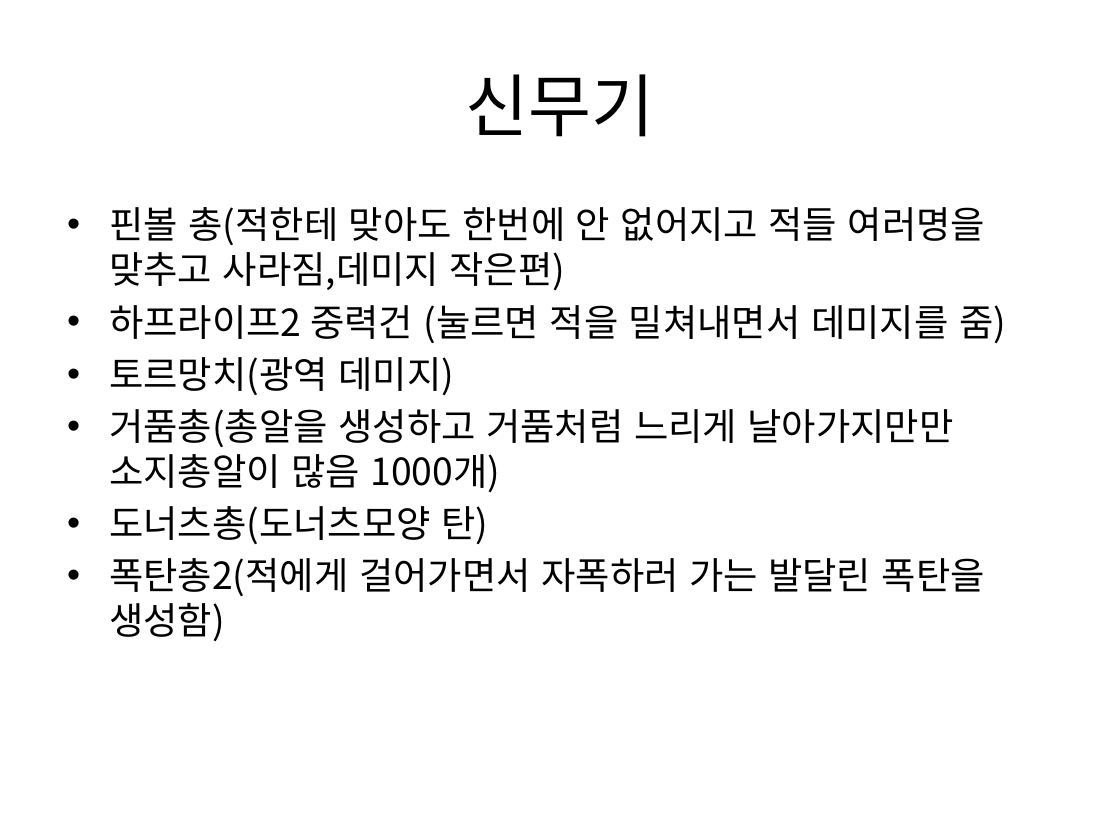
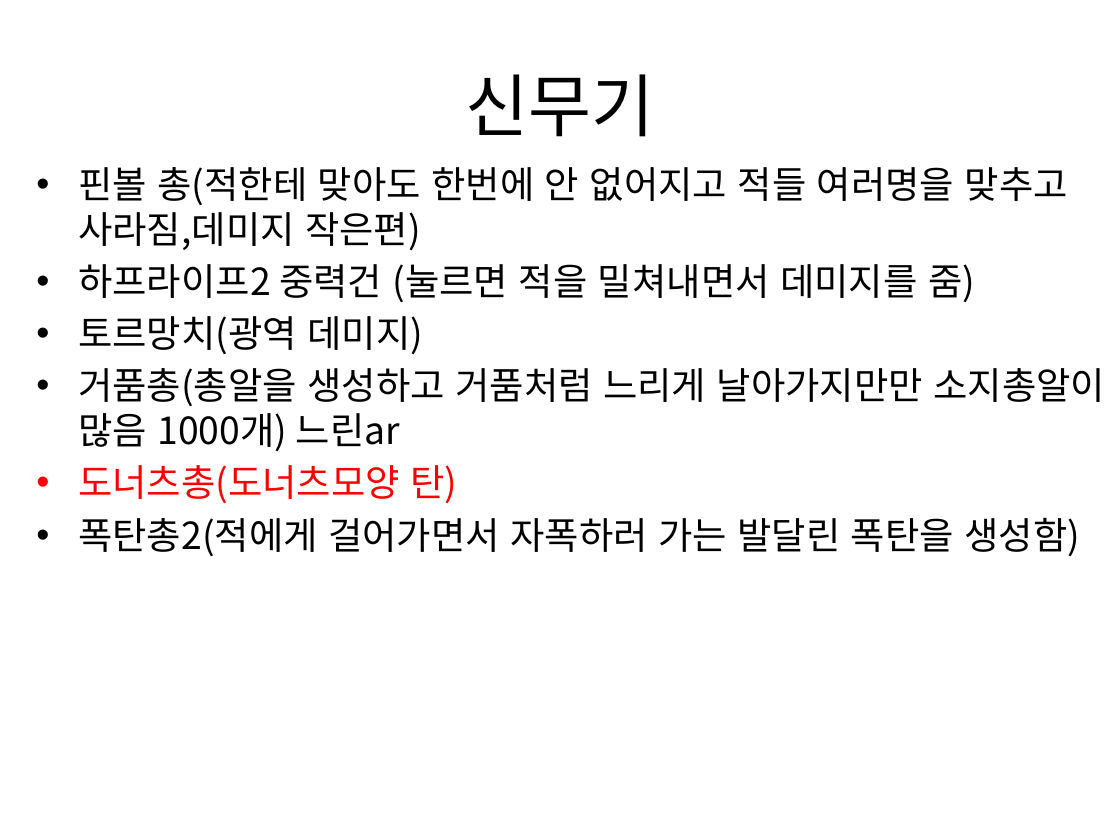
Before and after one commit to gkdlgndpdu/EscapeJail, a slide deck: slide 34 of EscapeJail/Assets/기획/스테이지1기획.pptx. Drawn at 1120x840 pixels with LibreOffice and Linux fonts; fonts in the diff are those of the drawing. Boxes give left, top, right and bottom in pixels: in the first picture for what was removed or moved away, otherwise in the second. Text is boxed around its words. In the diff, an @@ line names an element or a change of style, - is before the commit and + after.

```diff
--- a/EscapeJail/Assets/기획/스테이지1기획.pptx
+++ b/EscapeJail/Assets/기획/스테이지1기획.pptx
@@ text "핀볼 총(적한테 맞아도 한번에 안 ..." moved from (x1=109, y1=207, x2=1006, y2=641) to (x1=78, y1=167, x2=1105, y2=556) @@
@@ text at (x1=78, y1=368, x2=1105, y2=451): text changed @@
-• 거품총(총알을 생성하고 거품처럼 느리게 날아가지만만 소지총알이 많음 1000개)
+• 거품총(총알을 생성하고 거품처럼 느리게 날아가지만만 소지총알이 많음 1000개) 느린ar
@@ text at (x1=78, y1=465, x2=457, y2=503): text colour #000000 to #FF0000 in "도너츠총(도너츠모양 탄)" @@
```
Also in this commit, not shown: 10 other slides changed, 1 slide removed, 28 other files.
